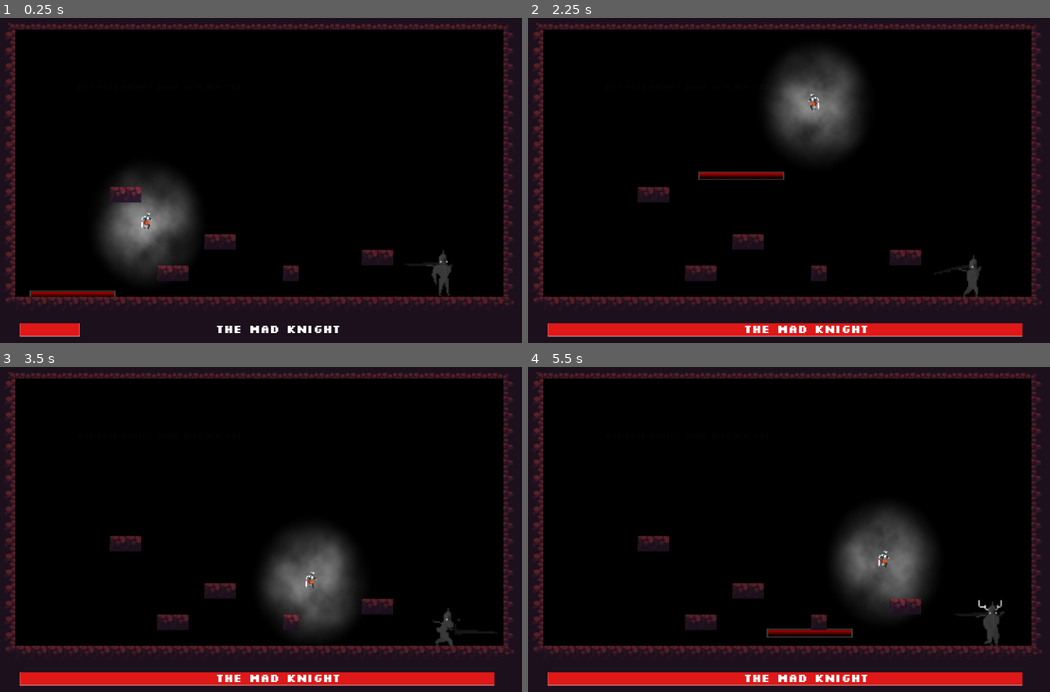
Above: before the commit, frames 1-4 (two rows, left to right).
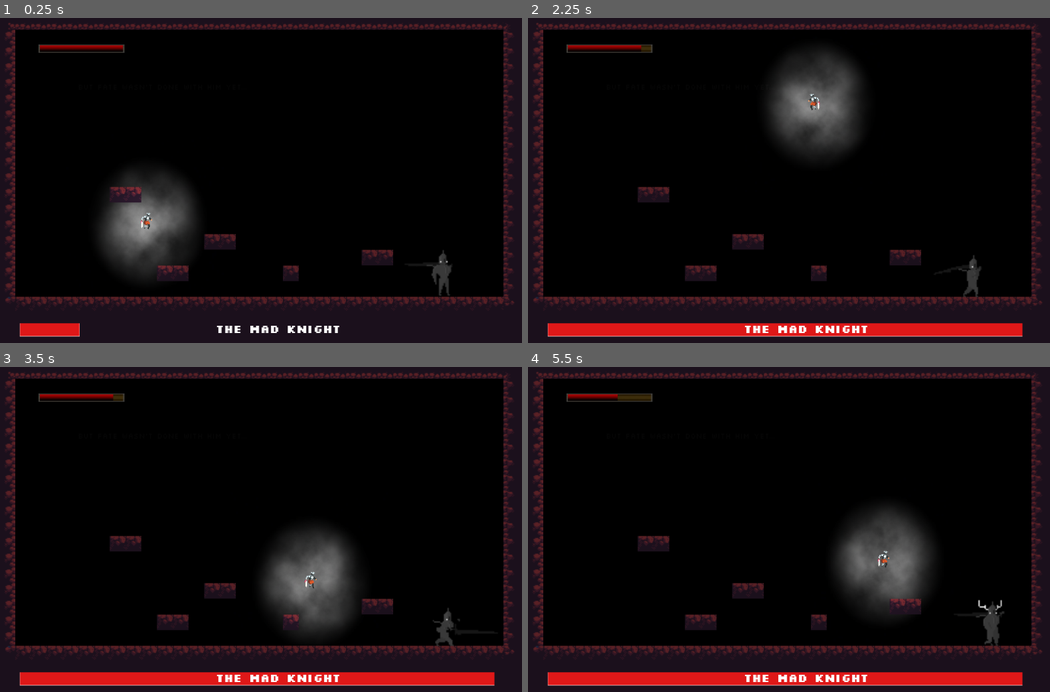
Above: after the commit, the same moments.

Repository: EmersonGGS/Fate-The-Broken-Thread-GameOffJam2021
Game: Godot game, scene res://Levels/KnightBossRoom.tscn
Two runs of this game, one before a commit and one after it. Both use one fixed random seed, a clock stepped at 60 frames per second and the inputs below. This scene is started directly instead of the project's main scene. Sound files missing from this copy of the repository are replaced by a short silence.
Inputs (mouse positions are in pixels of both pictures, inside the frame that each line leads up to):
- Up to frame 1 (0.25 s): no input
- Up to frame 2 (2.25 s): tap Enter (ui_accept) at 0.5 s; move the mouse to (903, 157) at 0.52 s; hold Right (right) 0.53-2.03 s; right-click (903, 157) at 0.6 s; tap Space (jump) at 0.77, 1.52 s; move the mouse to (679, 193) at 1.27 s; click (679, 193) at 1.35 s; move the mouse to (835, 99) at 2.02 s; hold A (left) from 2.03 s (still down); right-click (835, 99) at 2.1 s
- Up to frame 3 (3.5 s): move the mouse to (229, 594) at 2.77 s; release A (left) at 2.78 s; hold Right (right) from 2.78 s (still down); click (229, 594) at 2.85 s; tap Space (jump) at 3.02 s
- Up to frame 4 (5.5 s): move the mouse to (945, 578) at 3.52 s; right-click (945, 578) at 3.6 s; tap Space (jump) at 3.77, 4.52 s; move the mouse to (627, 471) at 4.27 s; release Right (right) at 4.28 s; hold A (left) 4.28-5.03 s; click (627, 471) at 4.35 s; move the mouse to (809, 523) at 5.02 s; hold Right (right) from 5.03 s (still down); right-click (809, 523) at 5.1 s

The runs differ from the first frame. In frame 1, 0.6% of the frame differs, in the area x 5-24%, y 8-86%; in frame 2, 0.7%; in frame 3, 0.3%; in frame 4, 0.8%, in the area x 7-63%, y 8-84%.

Commit message:
Linked Boss Knight damage to player, updated UI for boss fight to include player health

Diff:
--- a/Animations/KnightBoss/FightAnimation.tres
+++ b/Animations/KnightBoss/FightAnimation.tres
@@ -60,7 +60,7 @@
 "times": PoolRealArray( 1.2, 1.4, 1.6, 1.8, 2.5, 2.6 ),
 "transitions": PoolRealArray( 1, 1, 1, 1, 1, 1 ),
 "update": 1,
-"values": [ PoolVector2Array( 56.3052, 18.4729, 57.2755, 13. …(252 unchanged characters)… , -13.684, 0.523003, -13.8457, 18.3112, 23.5095, 19.4432, 25.4501, 22.1923, 27.3906, 21.3837, 27.3906, 18.6346 ), PoolVector2Array( 54.558, 16.6941, 5 …(1224 unchanged characters)…
+"values": [ PoolVector2Array( 56.3052, 18.4729, 57.2755, 13. …(252 unchanged characters)… , -13.684, 0.523003, -13.8457, 18.3112, -7.49051, 34.2004, 23.3831, 35.8013, 28.1857, 36.2586, 54.9429, 34.2004 ), PoolVector2Array( 54.558, 16.6941, 5 …(1224 unchanged characters)…
 }
 tracks/4/type = "value"
 tracks/4/path = NodePath("AudioStreamPlayer2D:playing")
--- a/Levels/KnightBossRoom.gd
+++ b/Levels/KnightBossRoom.gd
@@ -6,16 +6,22 @@
 # var a = 2
 # var b = "text"
 var fightDone = false
+var introMusicPlaying = true
 
 # Called when the node enters the scene tree for the first time.
 func _ready():
 	$Player/Camera2D.current = false
 	bgMusicPlayer.play()
-
+	bgMusicPlayer.get_playback_position()
 
 	pass # Replace with function body.
 
-
+func _physics_process(delta):
+	if introMusicPlaying:
+		var position = bgMusicPlayer.get_playback_position()
+		if position >= 11.5:
+			_on_BGMusicPlayer_finished()
+			introMusicPlaying = false
 # Called every frame. 'delta' is the elapsed time since the previous frame.
 #func _process(delta):
 #	pass
--- a/Levels/KnightBossRoom.tscn
+++ b/Levels/KnightBossRoom.tscn
@@ -9,6 +9,7 @@
 [ext_resource path="res://Assets/UI/BlackoutScreen.jpg" type="Texture" id=7]
 [ext_resource path="res://Fonts/normalText.tres" type="DynamicFont" id=8]
 [ext_resource path="res://Audio/Boss_Battle_1_Intro.mp3" type="AudioStream" id=9]
+[ext_resource path="res://Scenes/UI_Player.tscn" type="PackedScene" id=10]
 [ext_resource path="res://Scenes/Fog.tscn" type="PackedScene" id=11]
 
 [sub_resource type="StyleBoxFlat" id=1]
@@ -88,6 +89,7 @@
 position = Vector2( 591.699, 774.906 )
 collision_layer = 17411
 fogOnViewer = false
+displayUI = false
 
 [node name="Level" type="TileMap" parent="."]
 scale = Vector2( 4, 4 )
@@ -230,6 +232,13 @@
 stream = ExtResource( 9 )
 bus = "BackgroundMusic"
 
+[node name="UI_Player" parent="." instance=ExtResource( 10 )]
+margin_left = 134.033
+margin_top = -516.197
+margin_right = 1211.03
+margin_bottom = 198.803
+
+[connection signal="healthUpdate" from="Player" to="UI_Player" method="_on_Player_healthUpdate"]
 [connection signal="BossDefeated" from="Enemy" to="." method="_on_Enemy_BossDefeated"]
 [connection signal="BossDefeated" from="Enemy" to="Camera2D/Container" method="_on_Enemy_BossDefeated"]
 [connection signal="HealthUpdate" from="Enemy" to="Camera2D/Container" method="_on_Enemy_HealthUpdate"]
--- a/Scenes/Blob.tscn
+++ b/Scenes/Blob.tscn
@@ -126,6 +126,7 @@
 anims/Walk = ExtResource( 4 )
 
 [node name="AudioStreamPlayer2D" type="AudioStreamPlayer2D" parent="."]
+bus = "SoundEffect"
 __meta__ = {
 "_edit_lock_": true
 }
--- a/Scenes/FCTMgr.gd
+++ b/Scenes/FCTMgr.gd
@@ -11,9 +11,9 @@
 	print(shouldScale)
 	print(scale)
 	if (shouldScale):
-		scale.x = -1
+		scale.x = - scale.x
 	else:
-		scale.x = 1
+		scale.x = - scale.x
 
 	add_child(fct);
 	print(scale)
--- a/Scenes/KnightBoss.tscn
+++ b/Scenes/KnightBoss.tscn
@@ -1,17 +1,17 @@
 [gd_scene load_steps=12 format=2]
 
 [ext_resource path="res://Scripts/KnightBoss.gd" type="Script" id=1]
-[ext_resource path="res://Assets/Enemies/Knight/Run/Run_01.png" type="Texture" id=2]
+[ext_resource path="res://Assets/Enemies/Knight/Attack_01/Attack_01_07.png" type="Texture" id=2]
 [ext_resource path="res://Animations/KnightBoss/FightAnimation.tres" type="Animation" id=3]
 [ext_resource path="res://Animations/KnightBoss/Idle.tres" type="Animation" id=4]
 [ext_resource path="res://Animations/KnightBoss/Run.tres" type="Animation" id=5]
 [ext_resource path="res://Scenes/FCTMgr.tscn" type="PackedScene" id=6]
 [ext_resource path="res://Scenes/FCTMgr.gd" type="Script" id=7]
 [ext_resource path="res://Animations/KnightBoss/Death.tres" type="Animation" id=8]
-[ext_resource path="res://Audio/SFX/Gravel 2.wav" type="AudioStream" id=9]
+[ext_resource path="res://Audio/SFX/Sword Swing 6_5 reverse.mp3" type="AudioStream" id=9]
 
 [sub_resource type="RectangleShape2D" id=1]
-extents = Vector2( 14.9552, 33.1753 )
+extents = Vector2( 16.2122, 37.8052 )
 
 [sub_resource type="RectangleShape2D" id=2]
 extents = Vector2( 49.3833, 49.9308 )
@@ -38,7 +38,7 @@
 [node name="BodyShape" type="CollisionPolygon2D" parent="."]
 position = Vector2( -12.5805, -61.323 )
 scale = Vector2( 1.17281, 1.93026 )
-polygon = PoolVector2Array( 19.0214, 31.8726, 19.0121, 30.9854, 18.8081, 25.2742, 17.705, 17.8181, 16.1883, 15.975, 15.2231, 14.8859, 15.4989, 14.0482, 17.5672, 13.2104, 18.6702, 11.87, 19.4975, 7.01093, 21.7037, 7.51358, 22.0224, 4.68846, 20.8511, 4.68846, 19.8099, 5.63736, 16.0357, 5.24199, 15.4426, 2.90779, 13.7054, 2.54793, 13.3027, -1.9538, 10.8299, -3.29807, 10.0491, -6.54012, 8.35719, -6.46105, 8.60475, -3.9638, 5.7543, -2.42825, 4.06242, -1.08398, 3.67198, 4.84661, -2.13354, 7.11425, -3.52898, 10.9484, -2.15015, 15.221, -0.495545, 19.6612, 2.26212, 20.499, 0.193873, 25.6093, 0.0559874, 31.8088 )
+polygon = PoolVector2Array( 13.7064, 31.6412, 24.5992, 31.4737, 22.5309, 30.3846, 22.2552, 26.6984, 20.6006, 25.1067, 17.2914, 22.4258, 17.4293, 19.5774, 25.1507, 17.2317, 21.9794, 15.8075, 23.634, 12.2888, 20.8763, 10.6971, 20.3248, 7.17847, 19.6354, 3.91118, 17.705, 2.65454, 17.2914, 0.141237, 15.2231, -0.445198, 15.2231, 2.31943, 11.3624, 4.07874, 10.2593, 7.4298, 9.84569, 10.362, 6.53649, 11.87, 5.15766, 14.2157, 0.469625, 16.3101, 0.883278, 19.4098, 4.60612, 20.5827, 5.57131, 24.5202, 0.469625, 25.9444, -1.7365, 28.7928, -2.15016, 31.5574, 6.81227, 31.4737, 9.56993, 31.6412, 11.7761, 31.3061 )
 
 [node name="DecisionTimer" type="Timer" parent="."]
 wait_time = 5.0
@@ -74,15 +74,13 @@
 shape = SubResource( 2 )
 
 [node name="AttackDetector" type="Area2D" parent="."]
-visible = false
 position = Vector2( 21.9231, -0.76923 )
-monitoring = false
-collision_layer = 524291
-collision_mask = 786434
+collision_layer = 524289
+collision_mask = 524289
 
 [node name="CollisionShape2D" type="CollisionPolygon2D" parent="AttackDetector"]
 position = Vector2( 10.6316, -34.9304 )
-polygon = PoolVector2Array( 56.3052, 18.4729, 57.2755, 13.7833, 52.2625, 6.66801, 35.768, -11.767, 25.5802, -18.8823, 1.97039, -27.1296, -34.4146, -31.9809, -72.0616, -29.7169, -73.6787, -26.9678, -57.3459, -25.9976, -37.7789, -26.8061, -13.0371, -23.4102, 1.51685, -16.6184, 12.0281, 4.08064, 1.67857, 5.37432, -13.684, 0.523003, -13.8457, 18.3112, 23.5095, 19.4432, 25.4501, 22.1923, 27.3906, 21.3837, 27.3906, 18.6346 )
+polygon = PoolVector2Array( 55.3666, 14.5918, 49.7067, 10.2256, 33.5356, 7.63827, 1.67857, 5.37432, -13.684, 0.523003, -14.8159, 16.5324, 28.3608, 13.4599 )
 
 [node name="AnimationPlayer" type="AnimationPlayer" parent="."]
 anims/Death = ExtResource( 8 )
@@ -100,6 +98,7 @@
 script = ExtResource( 7 )
 duration = 1
 
+[connection signal="body_entered" from="HitBox" to="." method="_on_HitBox_body_entered"]
 [connection signal="timeout" from="DecisionTimer" to="." method="_on_DecisionTimer_timeout"]
 [connection signal="timeout" from="MovementTimer" to="." method="_on_MovementTimer_timeout"]
 [connection signal="body_entered" from="PlayerDetector" to="." method="_on_PlayerDetector_body_entered"]
--- a/Scenes/KnightPlayer.tscn
+++ b/Scenes/KnightPlayer.tscn
@@ -93,12 +93,15 @@
 
 [node name="AudioStreamPlayer2D" type="AudioStreamPlayer2D" parent="."]
 volume_db = -25.0
+bus = "SoundEffect"
 
 [node name="BackgroundMusic" type="AudioStreamPlayer2D" parent="."]
 stream = ExtResource( 13 )
 autoplay = true
+bus = "BackgroundMusic"
 
 [node name="UI_Player" parent="." instance=ExtResource( 14 )]
+visible = false
 margin_left = -497.407
 margin_top = -355.159
 margin_right = 579.593
--- a/Scripts/KnightBoss.gd
+++ b/Scripts/KnightBoss.gd
@@ -84,7 +84,7 @@
 func move_left():
 	if directionFacing == right:
 		scale.x = -scale.x
-		fctManager.scale.x = -fctManager.scale.x
+#		fctManager.scale.x = -fctManager.scale.x
 		directionFacing = left
 	animationPlayer.play("Run")
 #	print ("Walk")
@@ -94,7 +94,7 @@
 func move_right():
 	if directionFacing == left:
 		scale.x = -scale.x
-		fctManager.scale.x = -fctManager.scale.x
+#		fctManager.scale.x = -fctManager.scale.x
 		directionFacing = right
 	animationPlayer.play("Run")
 #	print ("Walk")
@@ -163,8 +163,8 @@
 	return null;
 
 func recieve_damage(damage, crit):
-	health -= damage;
-	$FCTMgr.show_value(damage, crit);
+	health -= round(damage/2);
+	$FCTMgr.show_value(round(damage/2), crit, directionFacing == left);
 	if health <= 0:
 		health = 0
 	emit_signal("HealthUpdate",health)
@@ -224,4 +224,8 @@
 
 func _on_AttackDetector_body_entered(body):
 	if body.name == "Player":
-		print ("Placeholder for Damage")
+		body.recieve_damage(12, false);
+
+func _on_HitBox_body_entered(body):
+	if body.name == "Player":
+		body.recieve_damage(8, false);
--- a/Scripts/PlayerMovement.gd
+++ b/Scripts/PlayerMovement.gd
@@ -46,6 +46,8 @@
 func _ready():
 	if fogOnViewer:
 		$Fog.show()
+	if displayUI:
+		$UI_Player.show()
 	set_physics_process(true)
 	audioStreamPlayer = $AudioStreamPlayer2D
 	characterSprite = $CharacterSprite
@@ -154,6 +156,8 @@
 func recieve_damage(damage, crit):
 	CharacterState.health = clamp(CharacterState.health - damage,0,100);
 	$UI_Player.UI_health_update(CharacterState.health)
+	emit_signal("healthUpdate", CharacterState.health)
+	print ("player health: ",CharacterState.health)
 	# function called from player or other damage causing nodes when detection is called
 	if (CharacterState.health <= 0):
 		set_physics_process(false)
@@ -190,3 +194,6 @@
 		characterSpriteAnimationPlayer.play("idle");
 		yield(get_tree().create_timer(1.2), "timeout")
 		get_tree().change_scene("res://Levels/KnightBossRoom.tscn");
+
+export var displayUI = true
+signal healthUpdate
--- a/Scripts/UI_Player.gd
+++ b/Scripts/UI_Player.gd
@@ -8,3 +8,8 @@
 	var floatNewValue = float(CharacterState.health);
 	healthbarTween.interpolate_property(ui_healthbar, "rect_scale", ui_healthbar.rect_scale, Vector2(floatNewValue / 100, 1),1)
 	healthbarTween.start()
+
+
+func _on_Player_healthUpdate(newValue):
+	UI_health_update(newValue)
+	pass # Replace with function body.
Not shown: 1 places in Levels/KnightBossRoom.tscn that only renumber resources
